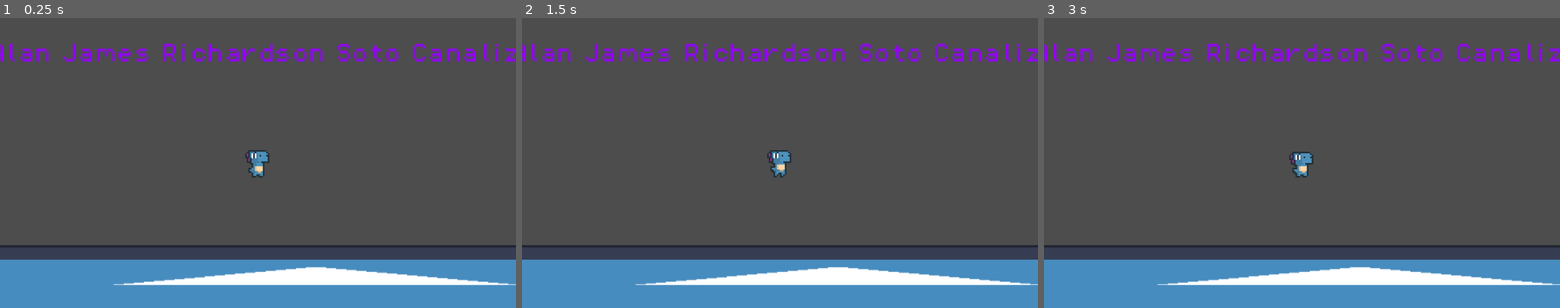
Above: before the commit, frames 1-3 (left to right).
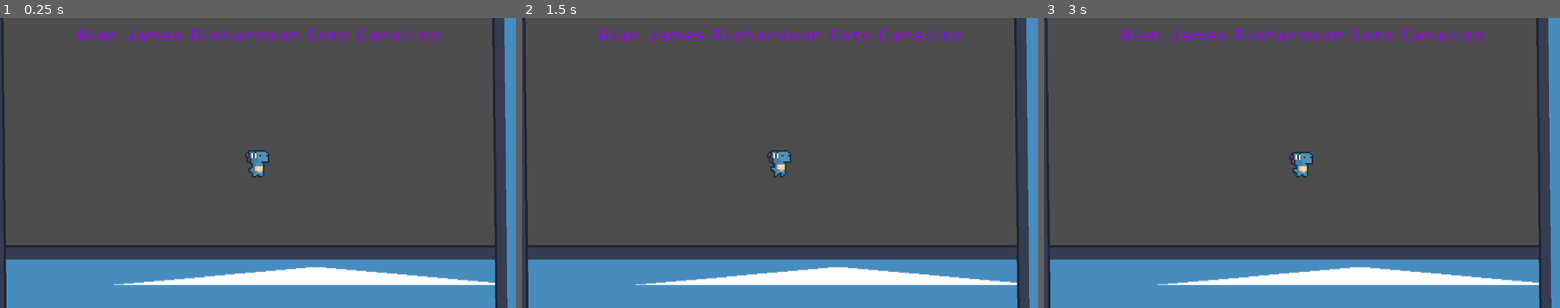
Above: after the commit, the same moments.

Repository: Vienna4k/richardson-alan-do-die-repeat
Game: Godot game, scene res://scenes/demo_map.tscn
The game is run twice, just before and just after one commit, with the same random seed, the same clock (stepped at 60 frames per second) and the same inputs. The project has no main scene, so this scene is started directly. The engine's default icon, where the game draws it, is replaced by a stand-in: a white triangle on a blue panel in a dark square.
Inputs:
- Up to frame 1 (0.25 s): no input
- Up to frame 2 (1.5 s): no input
- Up to frame 3 (3 s): tap Enter at 2 s; tap Space at 2.75 s

The runs differ from the first frame. In frame 1, 6.1% of the frame differs, in the area x 0-100%, y 0-100%; in frame 2, 6.1%; in frame 3, 6.1%.

Commit message:
Update demo_map.tscn

Diff:
--- a/scenes/demo_map.tscn
+++ b/scenes/demo_map.tscn
@@ -42,13 +42,30 @@
 
 [sub_resource type="LabelSettings" id="LabelSettings_wnmds"]
 font = ExtResource("3_wnmds")
-font_size = 12
+font_size = 8
 font_color = Color(0.5833335, 0, 1, 1)
 
 [node name="DemoMap" type="Node2D" unique_id=870334134]
 
 [node name="Icon" type="Sprite2D" parent="." unique_id=514298491]
 position = Vector2(36.000004, 75)
+scale = Vector2(6.2734375, 0.37500024)
+texture = ExtResource("1_rj4tu")
+
+[node name="Icon2" type="Sprite2D" parent="." unique_id=1859147652]
+position = Vector2(16.000006, -117)
+scale = Vector2(6.2734375, 0.37500024)
+texture = ExtResource("1_rj4tu")
+
+[node name="Icon3" type="Sprite2D" parent="." unique_id=293016030]
+position = Vector2(-181, -10)
+rotation = 1.5596361
+scale = Vector2(6.2734375, 0.37500024)
+texture = ExtResource("1_rj4tu")
+
+[node name="Icon4" type="Sprite2D" parent="." unique_id=1092429972]
+position = Vector2(170, -17)
+rotation = 1.5596361
 scale = Vector2(6.2734375, 0.37500024)
 texture = ExtResource("1_rj4tu")
 
@@ -61,9 +78,9 @@
 zoom = Vector2(4, 4)
 
 [node name="Label" type="Label" parent="." unique_id=109486675]
-offset_left = -167.0
-offset_top = -74.0
-offset_right = 173.0
-offset_bottom = -18.0
+offset_left = -113.0
+offset_top = -83.0
+offset_right = 113.0
+offset_bottom = -27.0
 text = "Alan James Richardson Soto Canalizo"
 label_settings = SubResource("LabelSettings_wnmds")
